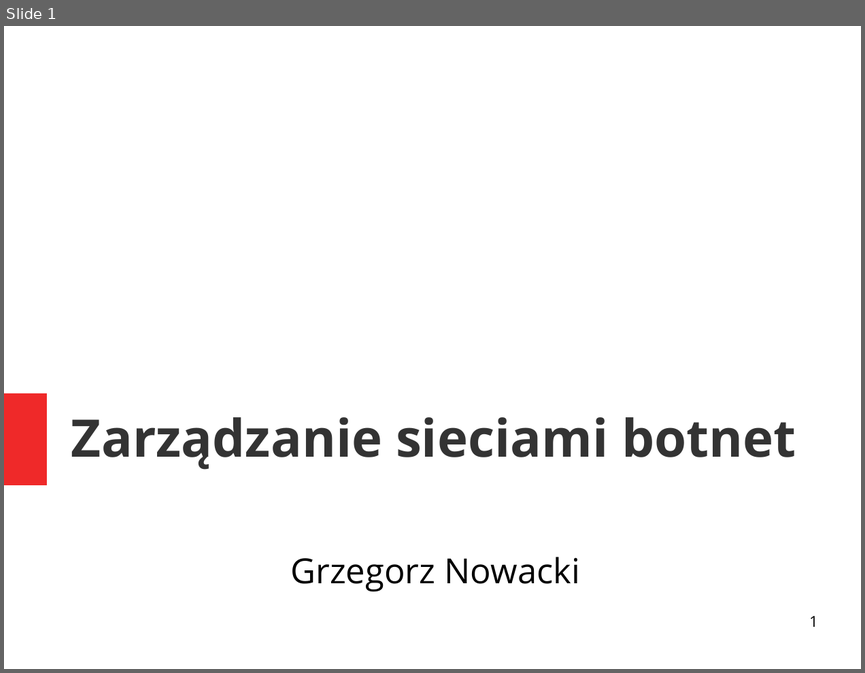
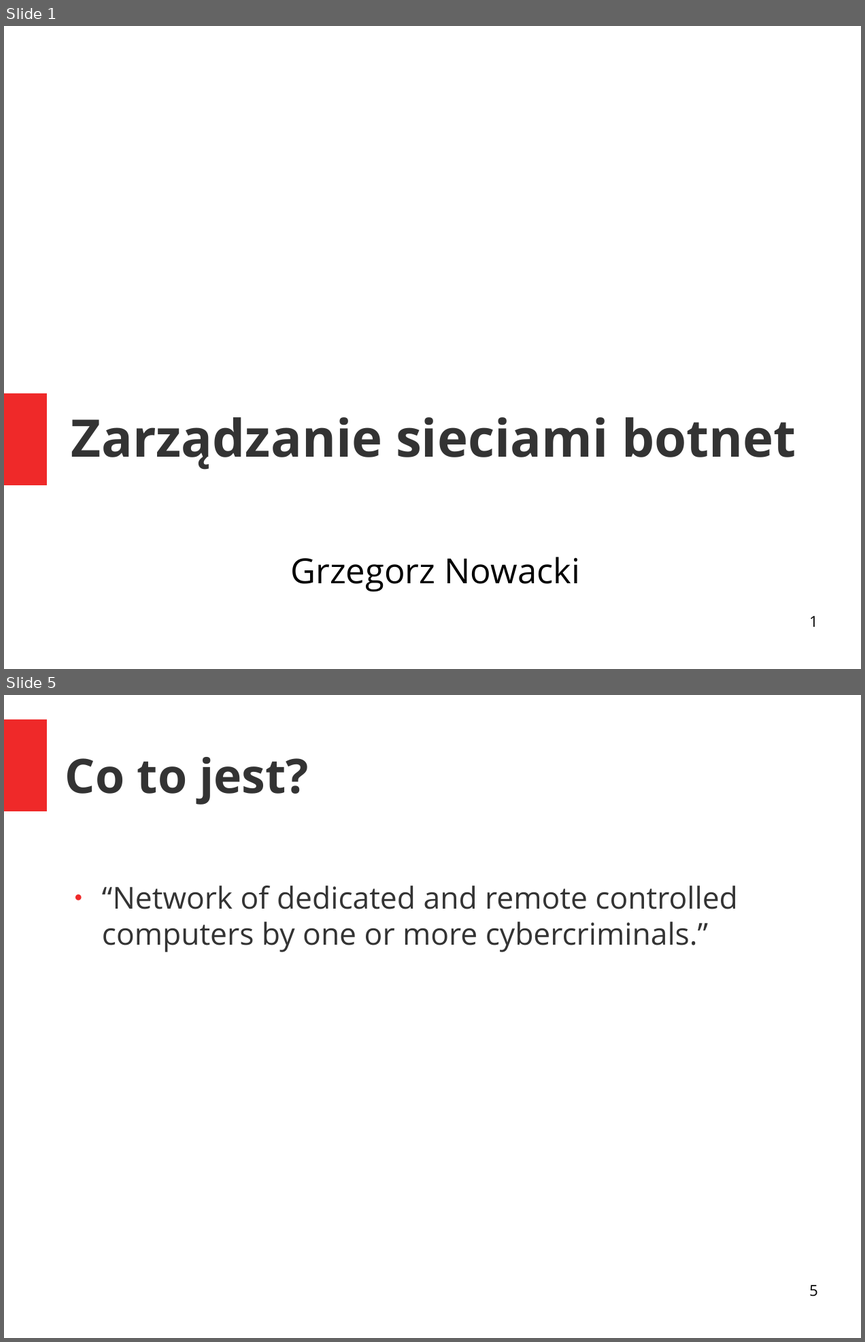
Before and after one commit to grzegorznowacki/Botnets, a slide deck: prezentacja.odp. Shown one above the other, each under a label of ours: slide 1 before the commit, slides 1 and 5 after it; the slides between them are not shown. The pictures are 865x673 and 865x1342 pixels, drawn with LibreOffice and Linux fonts; fonts in the diff are those of the drawing. Boxes give left, top, right and bottom in pixels: in the first picture for what was removed or moved away, otherwise in the second. Text is boxed around its words. In the diff, an @@ line names an element or a change of style, - is before the commit and + after.

```diff
--- a/prezentacja.odp
+++ b/prezentacja.odp
@@ slide 5 added at <box>4,695,861,1338</box>, background #FFFFFF @@
@@ rectangle added at <box>4,719,47,811</box>, fill #EF2929 @@
@@ title added at <box>65,757,309,804</box>, 44 pt, text #333333, bold @@
+Co to jest?
@@ text added at <box>102,885,737,952</box>, 28 pt, text #333333 @@
+● “Network of dedicated and remote controlled computers by one or more cybercriminals.”
@@ page number added at <box>809,1285,818,1296</box>, 14 pt, text #000000 @@
+5
```
Also in this commit, not shown: 47 other slides added, 1 slide removed.
